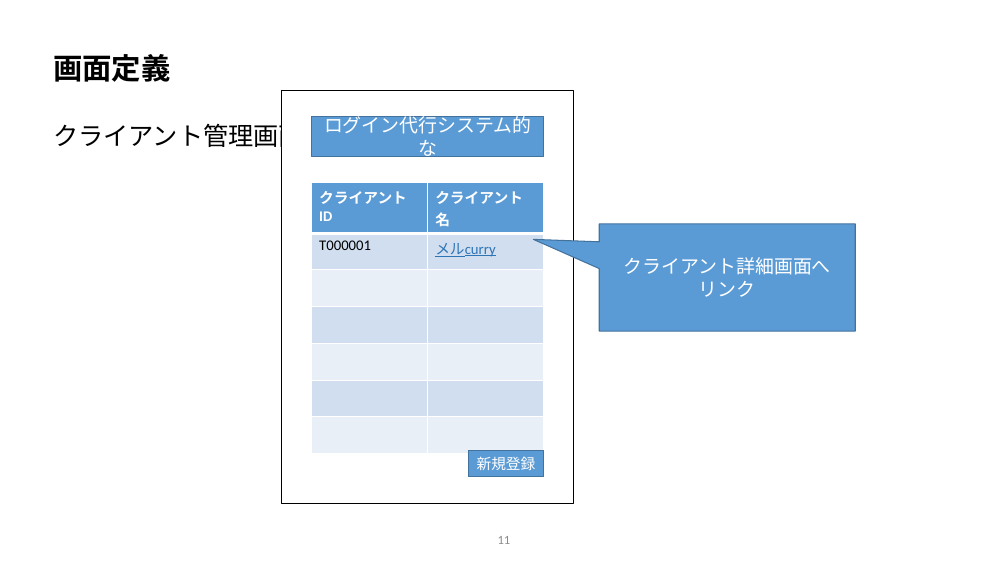
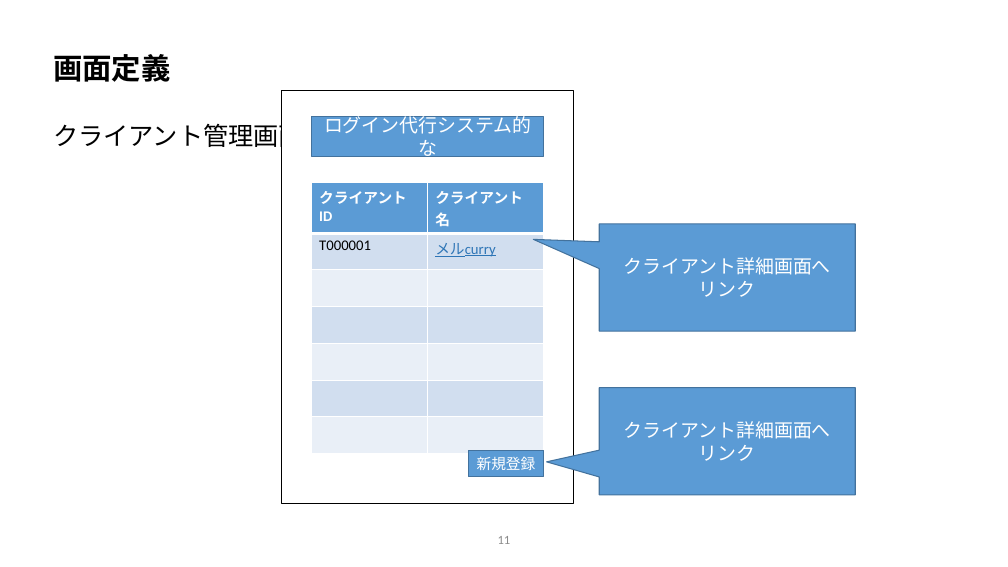
Before and after one commit to vsn23kamei/nanika, a slide deck: slide 11 of 00_要件定義/要件定義.pptx. Drawn at 1008x567 pixels with LibreOffice and Linux fonts; fonts in the diff are those of the drawing; background and template pictures are left out. Boxes give left, top, right and bottom in pixels: in the first picture for what was removed or moved away, otherwise in the second. Text is boxed around its words. In the diff, an @@ line names an element or a change of style, - is before the commit and + after.

```diff
--- a/00_要件定義/要件定義.pptx
+++ b/00_要件定義/要件定義.pptx
@@ speech box added at [600, 388, 856, 495], fill #5B9BD5, outline #43739E 1 pt, 18 pt, text #FFFFFF @@
+クライアント詳細画面へ
+リンク
```
Also in this commit, not shown: 3 other slides changed, 4 other files.
